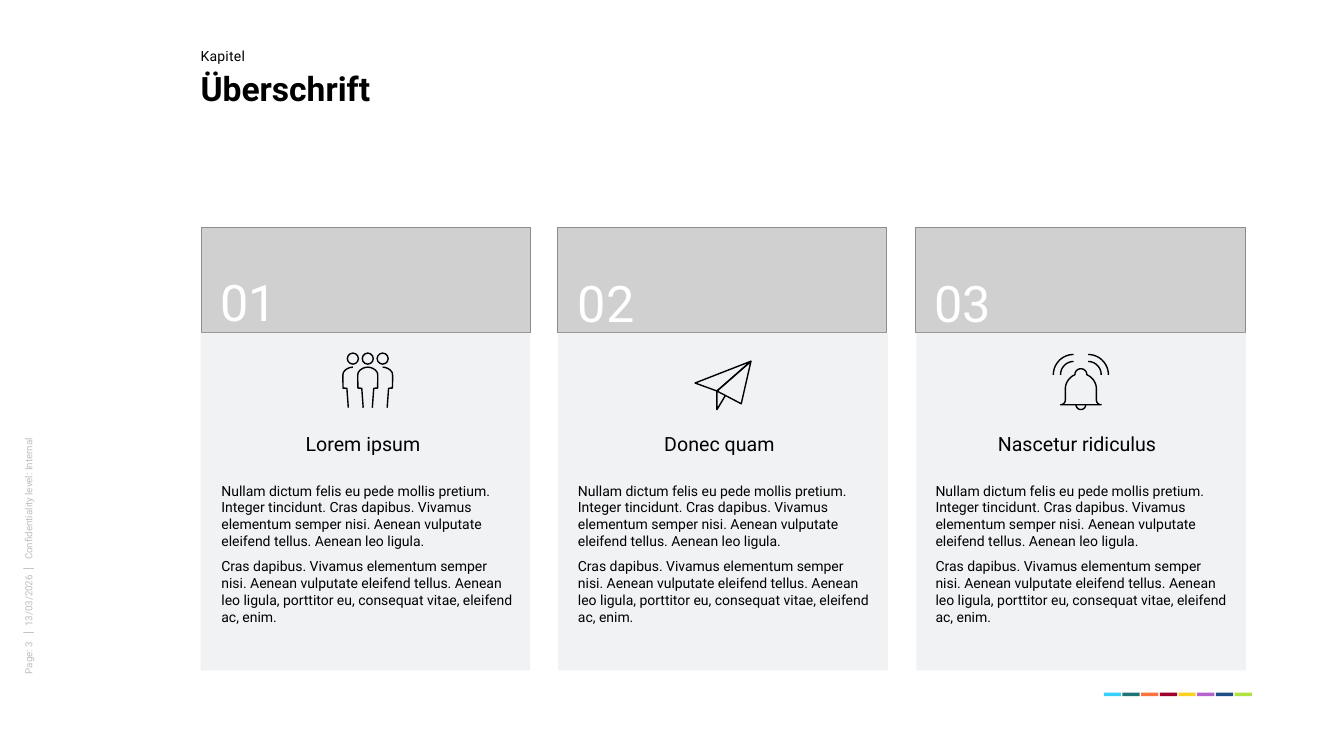
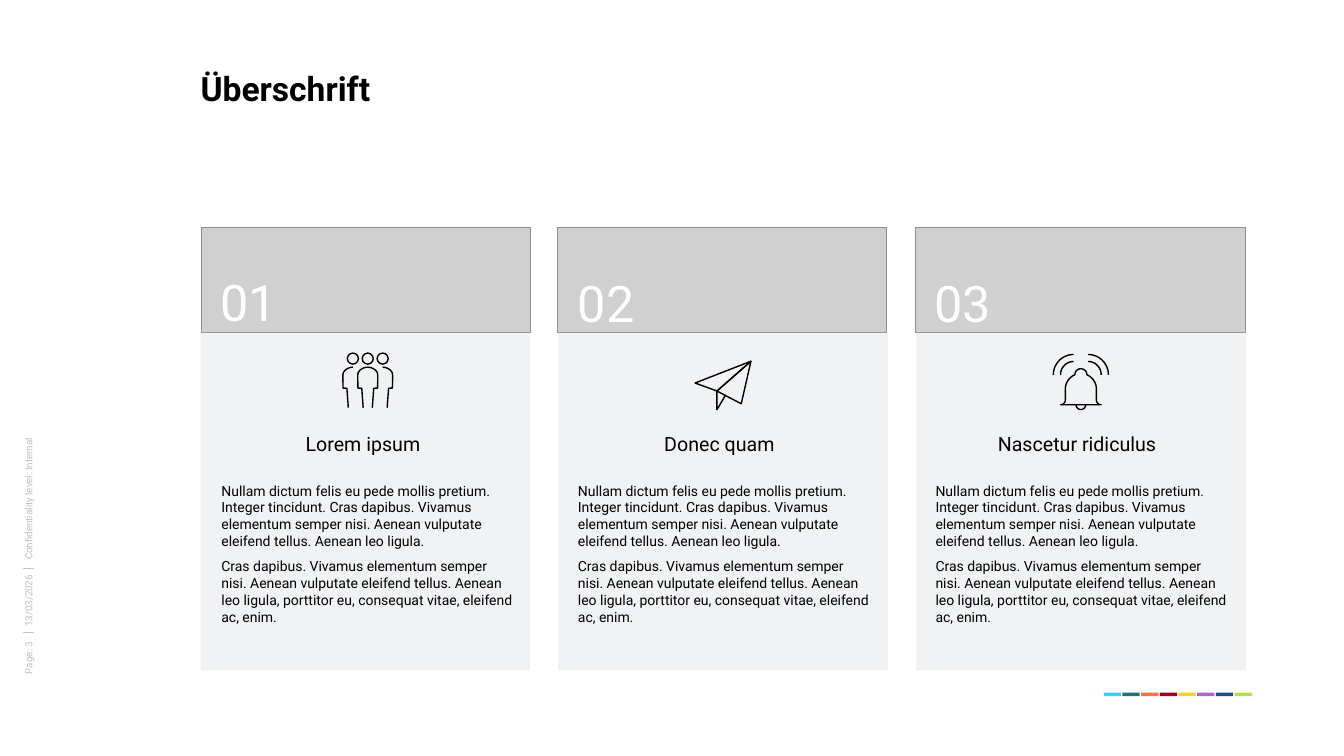
Before and after one commit to aknip/claude-code-playground, a slide deck: slide 3 of 19-powerpoint-infographics-playground/_NOTES/Folienlayout 4.pptx. Drawn at 1344x756 pixels with LibreOffice and Linux fonts; fonts in the diff are those of the drawing; grey boxes stand for pictures; background and template pictures are left out. Boxes give left, top, right and bottom in pixels: in the first picture for what was removed or moved away, otherwise in the second. Text is boxed around its words. In the diff, an @@ line names an element or a change of style, - is before the commit and + after.

```diff
--- a/19-powerpoint-infographics-playground/_NOTES/Folienlayout 4.pptx
+++ b/19-powerpoint-infographics-playground/_NOTES/Folienlayout 4.pptx
@@ text removed at (201, 50, 245, 64) @@
-Kapitel
```
Also in this commit, not shown: 1 other slide changed, 48 other files.
